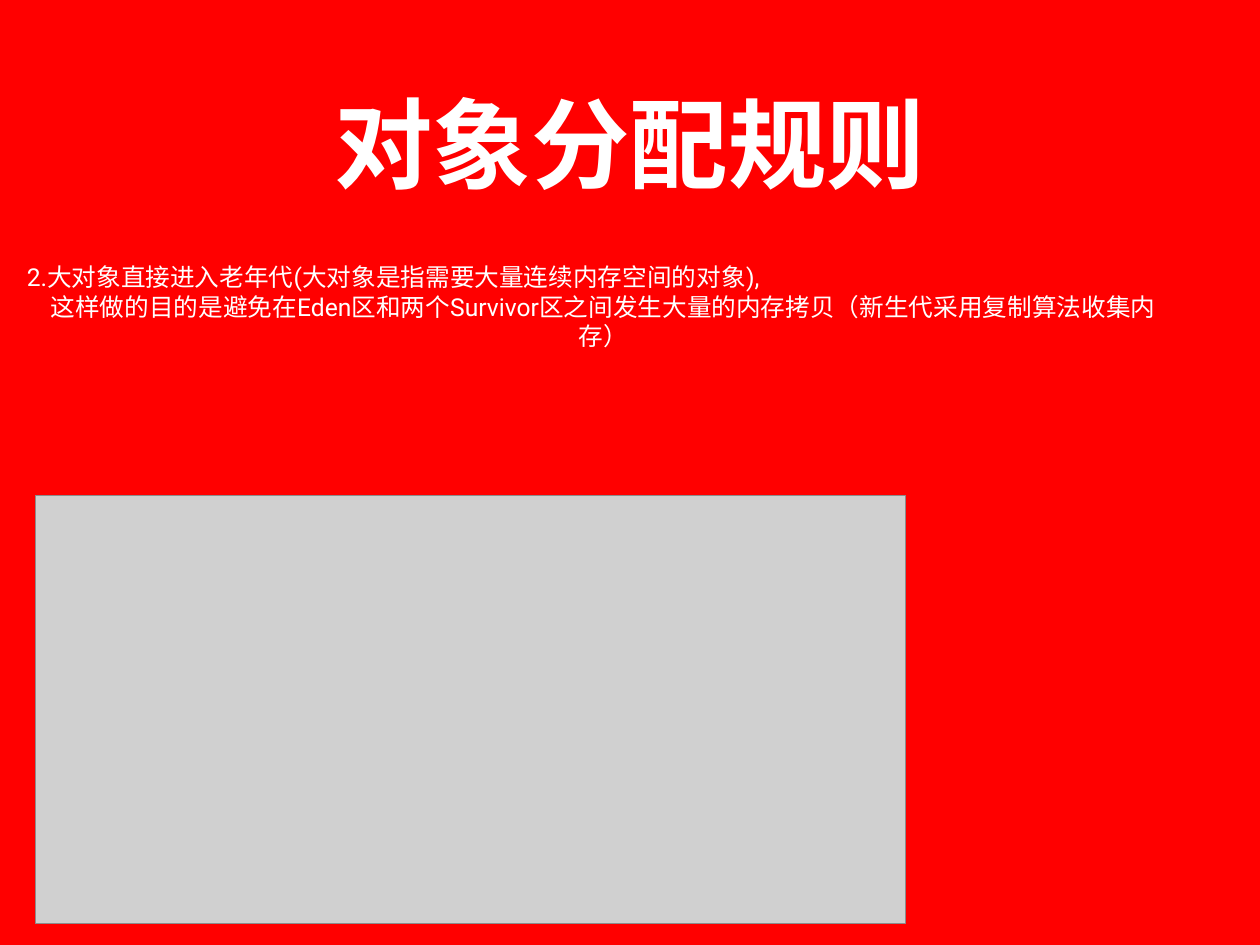
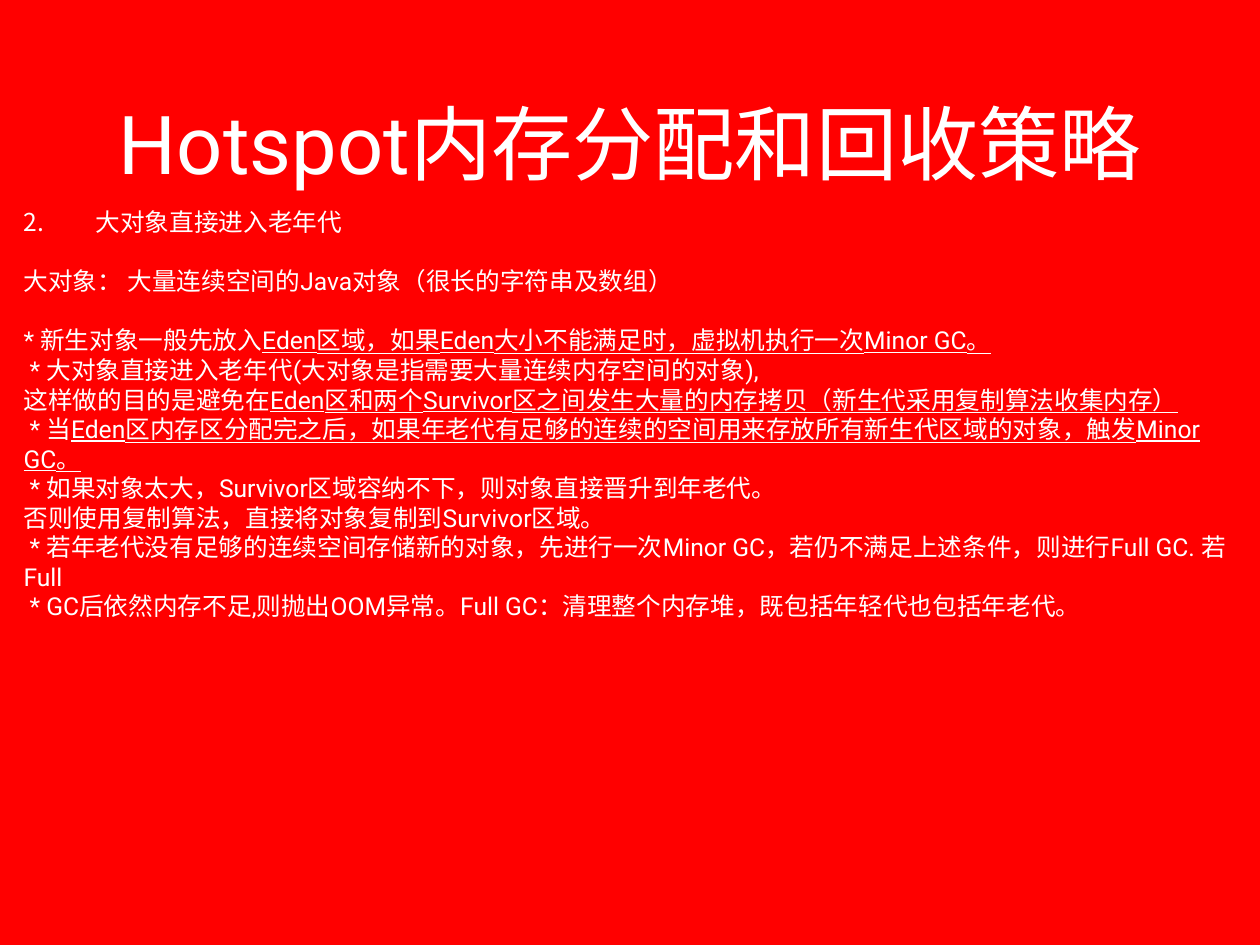
Before and after one commit to lxyangfan/lxyangfan, a slide deck: slide 25 of source/_drafts/jvm.pptx. Drawn at 1260x945 pixels with LibreOffice and Linux fonts; fonts in the diff are those of the drawing; grey boxes stand for pictures; background and template pictures are left out. Boxes give left, top, right and bottom in pixels: in the first picture for what was removed or moved away, otherwise in the second. Text is boxed around its words. In the diff, an @@ line names an element or a change of style, - is before the commit and + after.

```diff
--- a/source/_drafts/jvm.pptx
+++ b/source/_drafts/jvm.pptx
@@ title at (119,105,1141,191): text changed; size 80 to 66 pt; bold off @@
-对象分配规则
+Hotspot内存分配和回收策略
@@ text added at (24,269,1226,619), 20 pt, text #FFFFFF @@
+2. 大对象直接进入老年代
+大对象： 大量连续空间的Java对象（很长的字符串及数组）
+* 新生对象一般先放入Eden区域，如果Eden大小不能满足时，虚拟机执行一次Minor GC。
+* 大对象直接进入老年代(大对象是指需要大量连续内存空间的对象),
+这样做的目的是避免在Eden区和两个Survivor区之间发生大量的内存拷贝（新生代采用复制算法收集内存）
+* 当Eden区内存区分配完之后，如果年老代有足够的连续的空间用来存放所有新生代区域的对象，触发Minor GC。
+* 如果对象太大，Survivor区域容纳不下，则对象直接晋升到年老代。
+否则使用复制算法，直接将对象复制到Survivor区域。
+* 若年老代没有足够的连续空间存储新的对象，先进行一次Minor GC，若仍不满足上述条件，则进行Full GC. 若Full
+* GC后依然内存不足,则抛出OOM异常。Full GC：清理整个内存堆，既包括年轻代也包括年老代。
@@ text removed at (27,265,1156,348) @@
-2.大对象直接进入老年代(大对象是指需要大量连续内存空间的对象),
-这样做的目的是避免在Eden区和两个Survivor区之间发生大量的内存拷贝（新生代采用复制算法收集内存）
@@ picture removed at (35,495,906,924) @@
```
Also in this commit, not shown: 6 other slides changed, 13 slides added, 4 slides removed, 2 other files.
